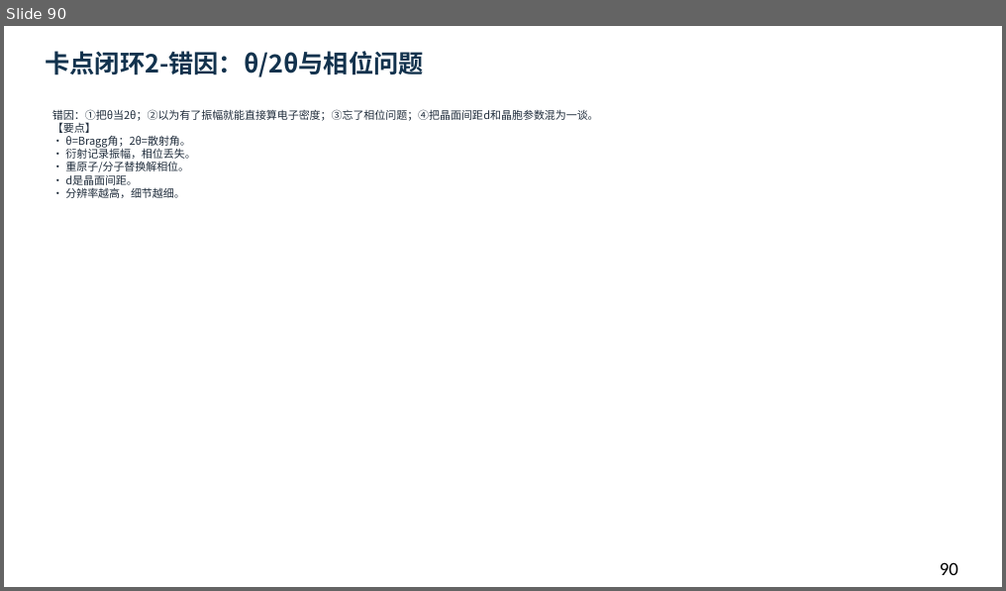
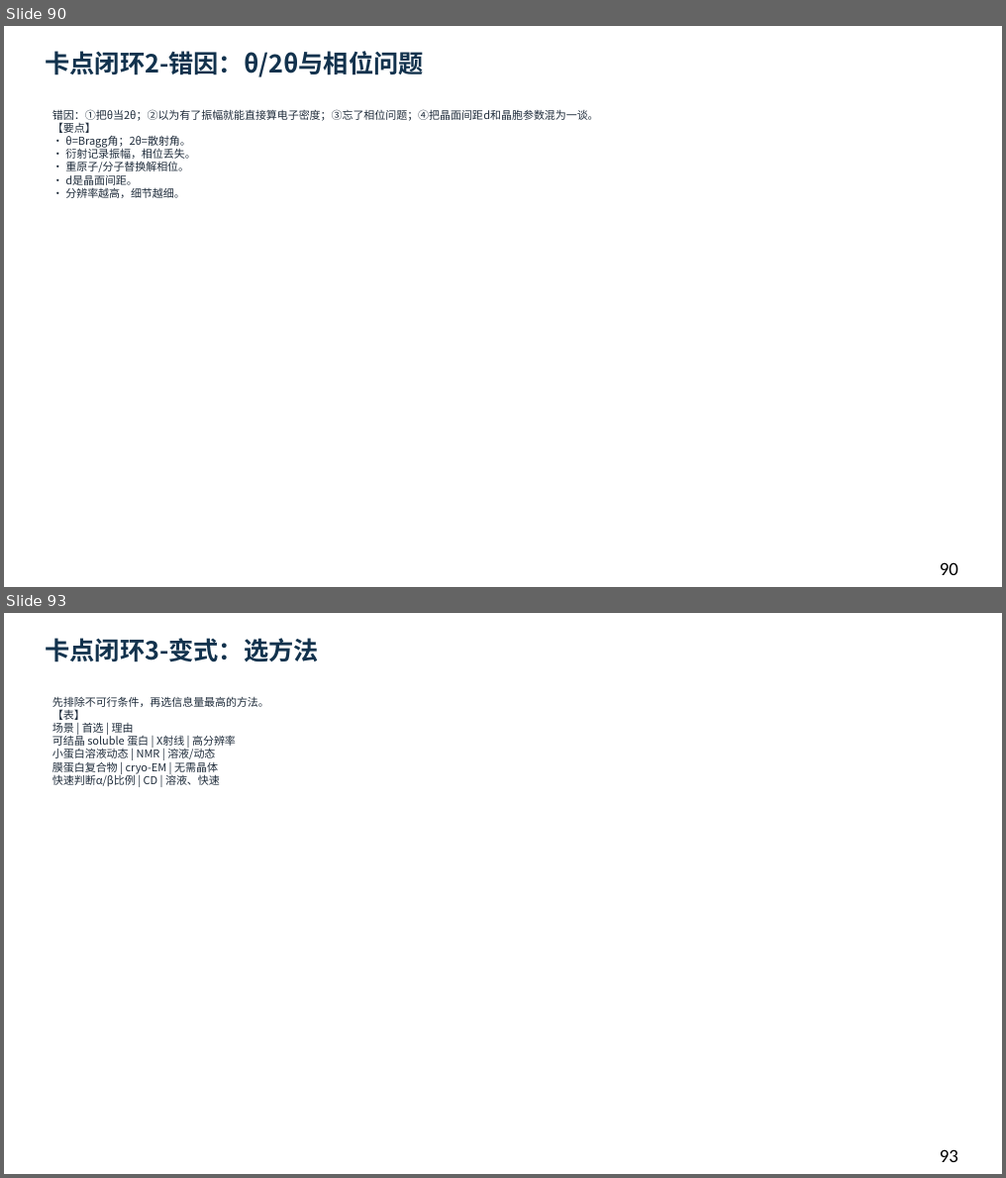
Before and after one commit to newkan-li/Biochemistry, a slide deck: downloads/bc03-ai-style.pptx. Shown one above the other, each under a label of ours: slide 90 before the commit, slides 90 and 93 after it; the slides between them are not shown. The pictures are 1006x591 and 1006x1178 pixels, drawn with LibreOffice and Linux fonts; fonts in the diff are those of the drawing. Boxes give left, top, right and bottom in pixels: in the first picture for what was removed or moved away, otherwise in the second. Text is boxed around its words. In the diff, an @@ line names an element or a change of style, - is before the commit and + after.

```diff
--- a/downloads/bc03-ai-style.pptx
+++ b/downloads/bc03-ai-style.pptx
@@ slide 93 added at <box>4,613,1002,1174</box>, background #FFFFFF @@
@@ text added at <box>45,638,318,663</box>, 24 pt, text #12324D, bold @@
+卡点闭环3-变式：选方法
@@ text added at <box>53,696,269,786</box>, 10.5 pt, text #202D3C @@
+先排除不可行条件，再选信息量最高的方法。
+【表】
+场景 | 首选 | 理由
+可结晶 soluble 蛋白 | X射线 | 高分辨率
+小蛋白溶液动态 | NMR | 溶液/动态
+膜蛋白复合物 | cryo-EM | 无需晶体
+快速判断α/β比例 | CD | 溶液、快速
@@ text added at <box>940,1150,958,1162</box>, 18 pt, text #000000 @@
+93
```
Also in this commit, not shown: 1 slide changed, 3 other slides added, 22 other files.
